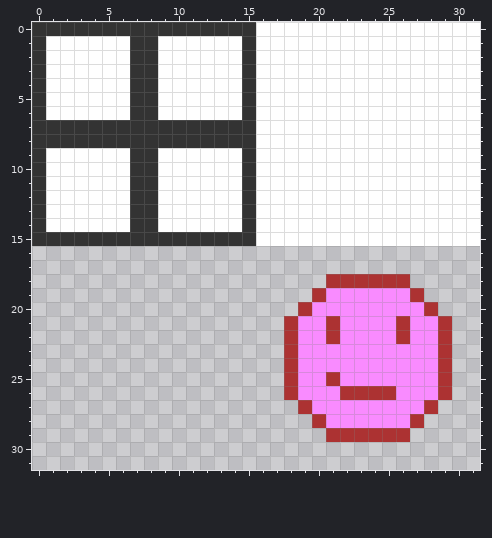
Two states of a pixel-art sprite, assets/world_tiles.png. The picture above was drawn from the file before the commit.
The file is 64x64 pixels, drawn in blocks of 2x2; one block is one cell here.
Now the later version:
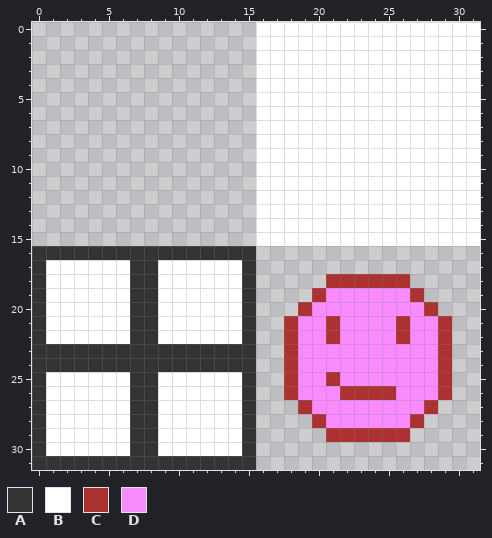
Palette (. is transparent): A #333333  B #ffffff  C #ac3232  D #f98bff
Change:
Colour A is added in row 16 at x 0 to 15; in rows 17 to 22 at x 0, 7 to 8 and 15; in rows 23 to 24 at x 0 to 15; in rows 25 to 30 at x 0, 7 to 8 and 15; in row 31 at x 0 to 15.
Colour B is added in rows 17 to 22 at x 1 to 6 and 9 to 14; in rows 25 to 30 at x 1 to 6 and 9 to 14.
Colour A is removed in row 0 at x 0 to 15; in rows 1 to 6 at x 0, 7 to 8 and 15; in rows 7 to 8 at x 0 to 15; in rows 9 to 14 at x 0, 7 to 8 and 15; in row 15 at x 0 to 15.
Colour B is removed in rows 1 to 6 at x 1 to 6 and 9 to 14; in rows 9 to 14 at x 1 to 6 and 9 to 14.
